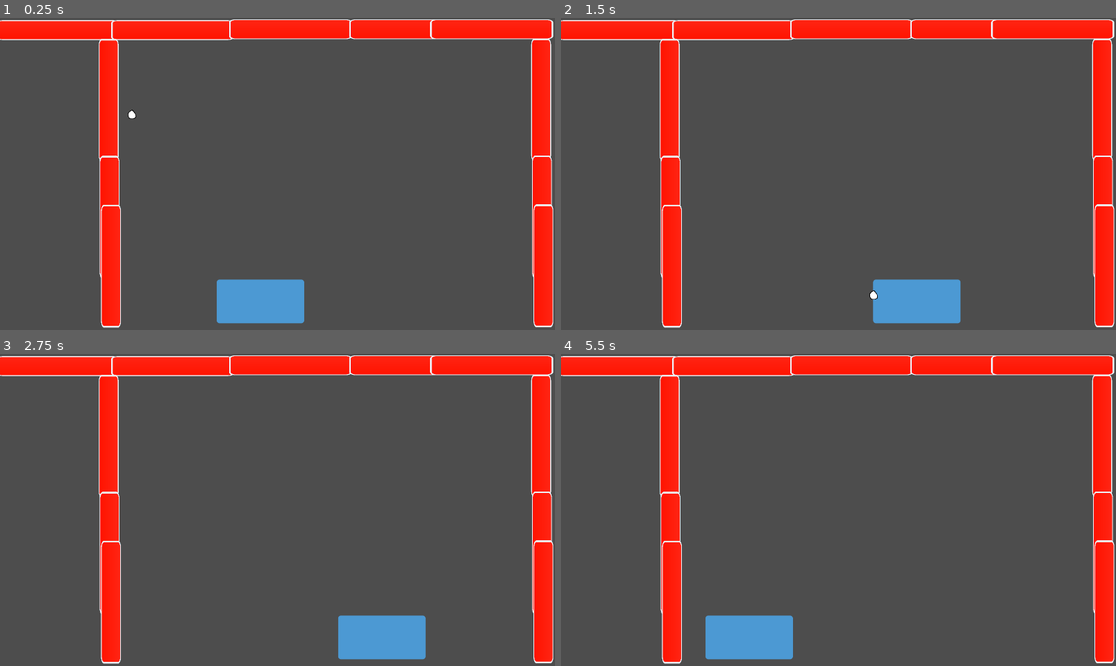
Above: before the commit, frames 1-4 (two rows, left to right).
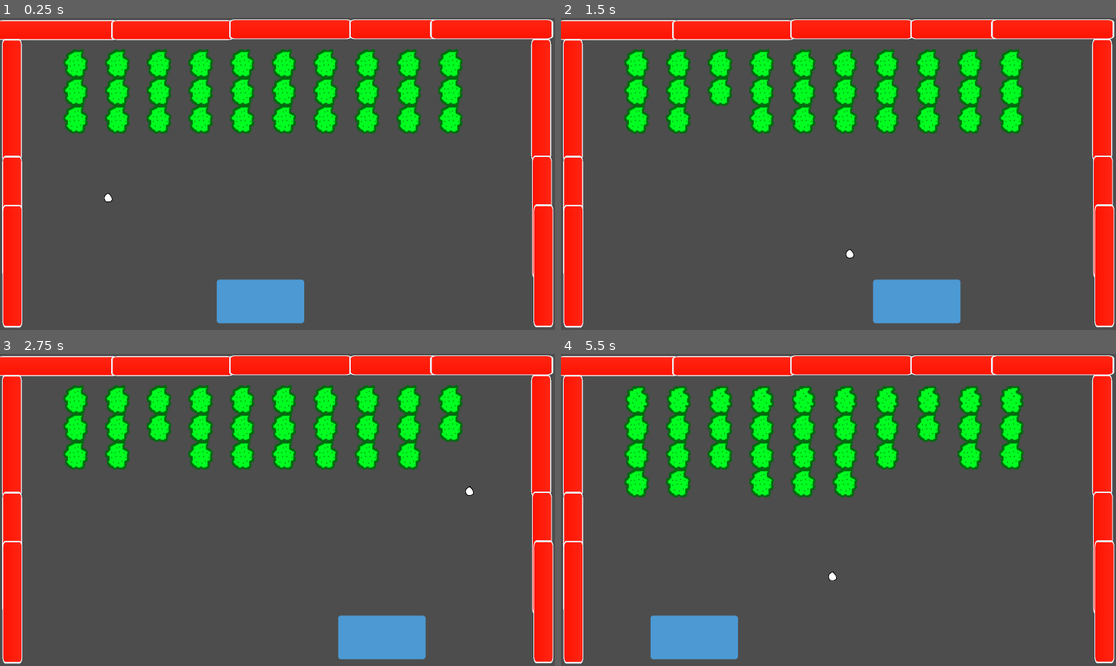
Above: after the commit, the same moments.

Repository: bronana86/germaphobe
Game: Godot game, scene res://Game Scene/game_scene.tscn
Two runs of this game, one before a commit and one after it. Both use one fixed random seed, a clock stepped at 60 frames per second and the inputs below. The project has no main scene, so this scene is started directly.
Inputs:
- Up to frame 1 (0.25 s): no input
- Up to frame 2 (1.5 s): hold D (move_right) 0.53-1.28 s; hold A (move_left) from 1.28 s (still down)
- Up to frame 3 (2.75 s): release A (move_left) at 2.03 s; hold D (move_right) from 2.03 s (still down)
- Up to frame 4 (5.5 s): release D (move_right) at 3.53 s; hold A (move_left) from 3.53 s (still down)

The runs differ from the first frame. In frame 1, 16% of the frame differs, in the area x 0-84%, y 6-100%; in frame 2, 16%; in frame 3, 15%; in frame 4, 19%.

Commit message:
added germ row spawning and germ destruction to the game scene.

Diff:
--- a/Ball/ball.gd
+++ b/Ball/ball.gd
@@ -11,3 +11,10 @@
 
 func _physics_process(_delta) -> void:
 	pass
+
+
+## Checks whether the ball collided with a germ and call the germ to destroy itsself.
+func _on_body_entered(body: Node) -> void:
+	if body.is_in_group("Germ"):
+		body._destroy()
+	pass # Replace with function body.
--- a/Ball/ball.tscn
+++ b/Ball/ball.tscn
@@ -41,3 +41,5 @@
 [node name="BallCollider" type="CollisionShape2D" parent="." unique_id=914590610]
 position = Vector2(-2, 2)
 shape = SubResource("CircleShape2D_8rqkj")
+
+[connection signal="body_entered" from="." to="." method="_on_body_entered"]
--- a/Game Scene/game_scene.tscn
+++ b/Game Scene/game_scene.tscn
@@ -1,9 +1,10 @@
 [gd_scene format=3 uid="uid://8wp4j67gb5hi"]
 
 [ext_resource type="PackedScene" uid="uid://dy53ntyqb52jv" path="res://Wall/wall.tscn" id="1_mwla4"]
-[ext_resource type="PackedScene" uid="uid://esm0knjsdkeo" path="res://Paddle/paddle.tscn" id="2_nl8ue"]
+[ext_resource type="PackedScene" path="res://Paddle/paddle.tscn" id="2_nl8ue"]
 [ext_resource type="PackedScene" uid="uid://dy03gxb518pey" path="res://Ball/ball.tscn" id="3_6ivl6"]
 [ext_resource type="PackedScene" uid="uid://cbejnnxorrsdf" path="res://Game Over Plane/GameOverPlane.tscn" id="4_nl8ue"]
+[ext_resource type="Script" uid="uid://cvp8nsfge1vq5" path="res://Germs/germ_manager.gd" id="5_6ivl6"]
 
 [node name="GameScene" type="Node2D" unique_id=158136633]
 
@@ -25,15 +26,15 @@
 position = Vector2(1701, 39)
 
 [node name="Wall6" parent="Walls" unique_id=21104395 instance=ExtResource("1_mwla4")]
-position = Vector2(376, 285)
+position = Vector2(41, 285)
 rotation = 1.5707964
 
 [node name="Wall7" parent="Walls" unique_id=1923362897 instance=ExtResource("1_mwla4")]
-position = Vector2(379, 690)
+position = Vector2(42, 690)
 rotation = 1.5707964
 
 [node name="Wall8" parent="Walls" unique_id=1510713454 instance=ExtResource("1_mwla4")]
-position = Vector2(384, 859)
+position = Vector2(43, 859)
 rotation = 1.5707964
 
 [node name="Wall9" parent="Walls" unique_id=1689370744 instance=ExtResource("1_mwla4")]
@@ -53,10 +54,21 @@
 left_right_speed = 10.0
 
 [node name="Ball" parent="." unique_id=1200674082 instance=ExtResource("3_6ivl6")]
-position = Vector2(503, 217)
+position = Vector2(259, 738)
+contact_monitor = true
+max_contacts_reported = 5
 speed = 500.0
+starting_direction = Vector2(1, -1)
 
 [node name="CanvasLayer" type="CanvasLayer" parent="." unique_id=580459455]
 
 [node name="GameOverPlane" parent="." unique_id=1027130878 instance=ExtResource("4_nl8ue")]
 position = Vector2(126, 1097)
+
+[node name="GermManager" type="Node2D" parent="." unique_id=1728280054]
+position = Vector2(220, 108)
+script = ExtResource("5_6ivl6")
+starting_rows = 3
+spawn_time = 3.0
+germ_spaces = 10
+germ_scale = 96.0
--- a/Germs/germ.gd
+++ b/Germs/germ.gd
@@ -1,4 +1,4 @@
-class_name Gernm extends RigidBody2D
+class_name Gernm extends StaticBody2D
 
 var row_position: Vector2
 
@@ -7,3 +7,9 @@
 func _process(_delta) -> void:
 	# manually set the germ position in the row every frame
 	position = row_position
+
+
+## Destroys the germ when it comes into contact with the pill.
+func _destroy() -> void:
+	# signal to update score.
+	queue_free() # you server ZERO purpose.
--- a/Germs/germ.tscn
+++ b/Germs/germ.tscn
@@ -21,14 +21,15 @@
 [sub_resource type="RectangleShape2D" id="RectangleShape2D_e5pvo"]
 size = Vector2(25, 26)
 
-[node name="Germ" type="RigidBody2D" unique_id=913903081]
-gravity_scale = 0.0
+[node name="Germ" type="StaticBody2D" unique_id=309844395 groups=["Germ"]]
 script = ExtResource("1_gkesm")
 
 [node name="GermSprite" type="AnimatedSprite2D" parent="." unique_id=674112745]
+scale = Vector2(3, 3)
 sprite_frames = SubResource("SpriteFrames_eeo2c")
 autoplay = "default"
 
 [node name="GermCollider" type="CollisionShape2D" parent="." unique_id=1640232981]
 position = Vector2(-2.5, -1)
+scale = Vector2(3, 3)
 shape = SubResource("RectangleShape2D_e5pvo")
--- a/Germs/germ_test.gd
+++ b/Germs/germ_manager.gd
@@ -1,11 +1,13 @@
-class_name GermTest extends Node2D
+class_name GermManager extends Node2D
 
 ## Transfer this code over to a manager dedicated to controlling germ spawns when the game scene is made.
 
 @export_category("Germ Spawning")
-@export var starting_points: Array[Vector2]		## The starting number of rows and the distance between them.
+@export var starting_rows: int
 ## @DEPRECATED:  var spawn_point: Vector2 | new rows are spawning at the parent location. will need a dedicated parent.
 @export var spawn_time: float					## Time between rows spawning
+@export var germ_spaces: int					## The number of germ spaces in this row. Used to generate the germ positions.
+@export var germ_scale: float				## Size of the germ sprites, in pixles. Used to generate spacing.
 
 ## The PackedScene of the germ row that's preloaded for easy instantiation.
 var germ_row_prefab: PackedScene = preload("res://Germs/germ_row.tscn")
@@ -13,10 +15,13 @@
 
 ## Generate the rows along the starting points.
 func _ready() -> void:
-	for point in starting_points:
+	# manually set three starting rows.
+
+
+	for i in range(0, starting_rows):
 		var germ_row = germ_row_prefab.instantiate()
 		add_child(germ_row)
-		germ_row.position = point
+		germ_row.position.y = germ_scale*i
 
 	# Start the row spawning timer.
 	spawn_row()
@@ -31,10 +36,10 @@
 	await get_tree().create_timer(spawn_time).timeout
 	var children = get_children()
 	for child in children:
-		child.position.y += 32
+		child.position.y += germ_scale
 	await get_tree().create_timer(0.5).timeout
 	var germ_row = germ_row_prefab.instantiate()
 	add_child(germ_row)
-
+	print(position)
 	# reset the timer
 	spawn_row()
--- a/Germs/germ_row.gd
+++ b/Germs/germ_row.gd
@@ -1,9 +1,6 @@
 class_name GermRow extends Node2D
 ## Holds germ positions, spawning, and movement.
-
-@export var germ_spaces: int				## The number of germ spaces in this row. Used to generate the germ positions.
 var germ_positions: Array[Vector2]			# The positions of the germs in this row.
-@export var germ_scale: float				## Size of the germ sprites, in pixles. Used to generate spacing.
 
 ## Create an instance of the germ to instantiate at row generation.
 var germ_scene = preload("res://Germs/germ.tscn")
@@ -11,8 +8,10 @@
 
 ## Initiate row information and spawn germs
 func _ready() -> void:
-	for i in range(0, germ_spaces): # iterates through the number of spaces and adds a position scaled to the sprite size for each germ.
-		germ_positions.append(Vector2(germ_scale/2 + (i*(germ_scale + germ_scale/2)), germ_scale/2))
+	var g_sp: int = get_parent().germ_spaces
+	var g_sc: float = get_parent().germ_scale
+	for i in range(0, g_sp): # iterates through the number of spaces and adds a position scaled to the sprite size for each germ.
+		germ_positions.append(Vector2(g_sc/2 + (i*(g_sc + g_sc/2)), g_sc/2))
 		# let me know if you need me to break down this equation, anton.
 
 	# Instantiate the germ objects and add them to a row.
--- a/Germs/germ_row.tscn
+++ b/Germs/germ_row.tscn
@@ -5,5 +5,5 @@
 [node name="GermRow" type="Node2D" unique_id=1665513615]
 scale = Vector2(1, 1.1067687)
 script = ExtResource("1_1qudj")
-germ_spaces = 5
-germ_scale = 32.0
+germ_spaces = 10
+germ_scale = 96.0
--- a/Germs/germ_test.tscn
+++ b/Germs/germ_test.tscn
@@ -1,6 +1,6 @@
 [gd_scene format=3 uid="uid://b5raotb1p5as5"]
 
-[ext_resource type="Script" uid="uid://cvp8nsfge1vq5" path="res://Germs/germ_test.gd" id="1_ijw12"]
+[ext_resource type="Script" uid="uid://cvp8nsfge1vq5" path="res://Germs/germ_manager.gd" id="1_ijw12"]
 
 [node name="GermTest" type="Node2D" unique_id=1698961634]
 script = ExtResource("1_ijw12")
--- a/project.godot
+++ b/project.godot
@@ -22,8 +22,12 @@
 
 window/size/viewport_width=1920
 window/size/viewport_height=1080
-window/size/mode=2
+window/size/mode=3
 window/size/resizable=false
+
+[global_group]
+
+Germ="Holds all germ enemies."
 
 [input]
 
Renamed: Germs/germ_test.gd.uid -> Germs/germ_manager.gd.uid
